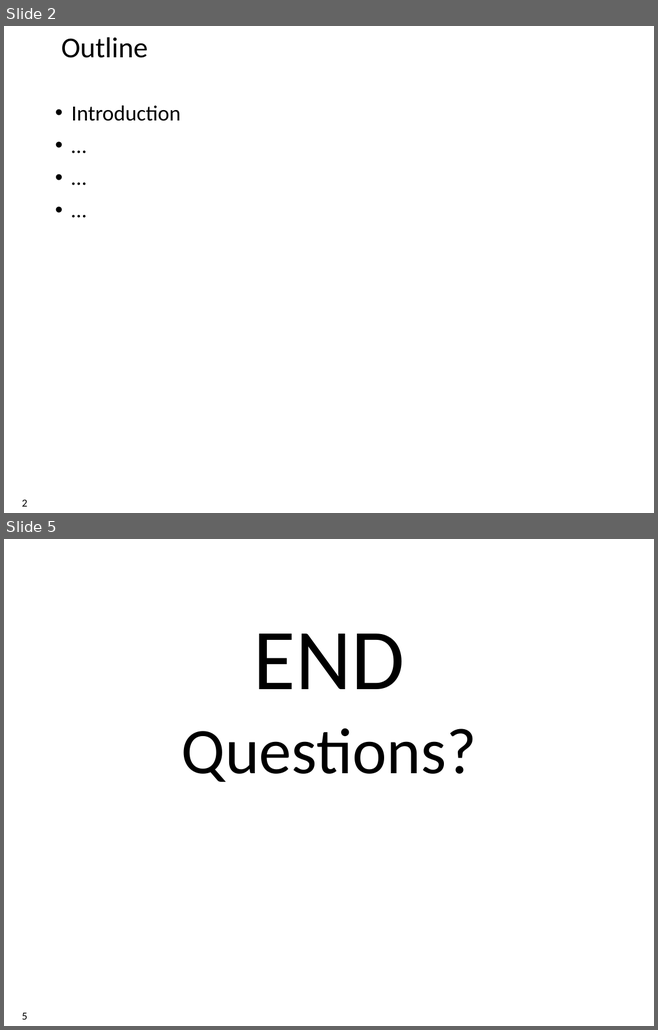
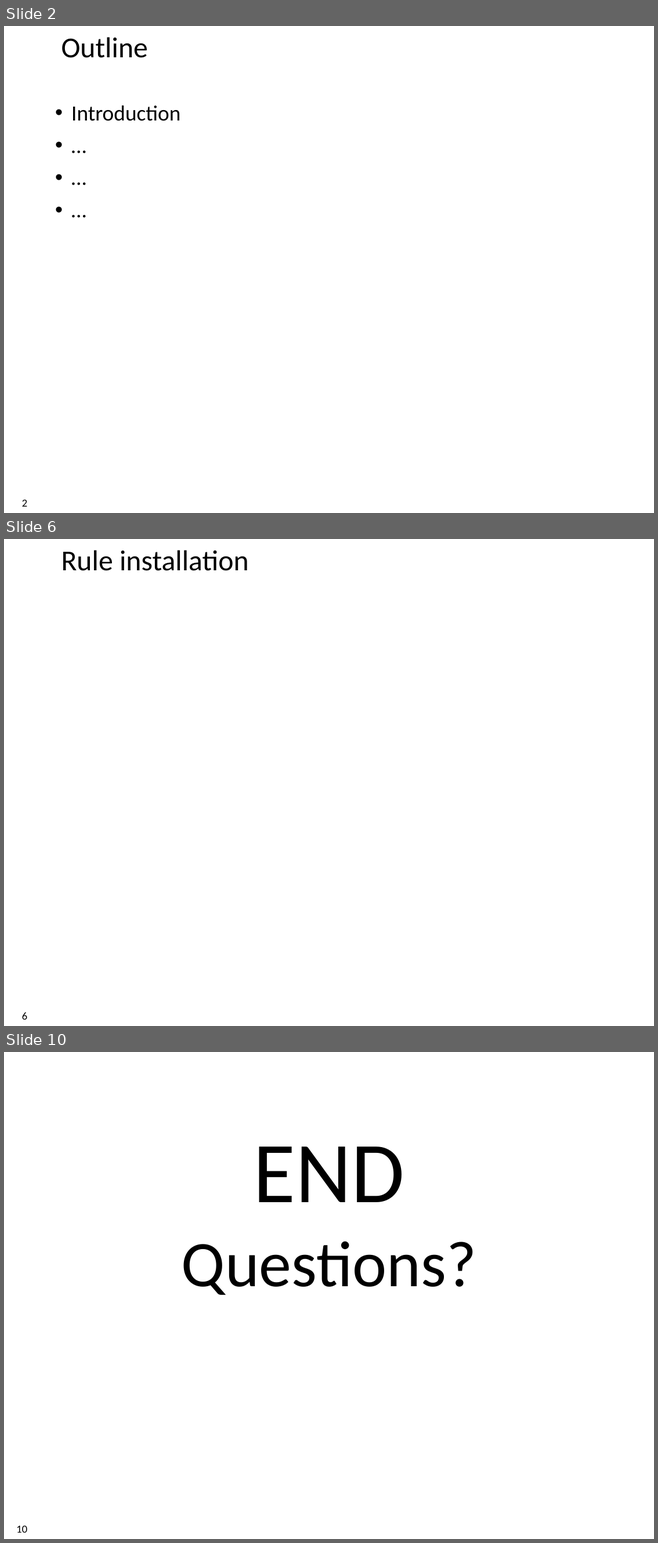
Before and after one commit to xdl907/switching-and-routing-project, a slide deck: template_project_exam__1_.pptx. Shown one above the other, each under a label of ours: slides 2 and 5 before the commit, slides 2, 6 and 10 after it; the slides between them are not shown. The pictures are 658x1030 and 658x1543 pixels, drawn with LibreOffice and Linux fonts; fonts in the diff are those of the drawing; background and template pictures are left out. Boxes give left, top, right and bottom in pixels: in the first picture for what was removed or moved away, otherwise in the second. Text is boxed around its words. In the diff, an @@ line names an element or a change of style, - is before the commit and + after.

```diff
--- a/template_project_exam__1_.pptx
+++ b/template_project_exam__1_.pptx
@@ slide 6 added at bbox=[4, 539, 654, 1026], background #FFFFFF @@
@@ title added at bbox=[61, 550, 249, 571], 32 pt, text #000000 @@
+Rule installation
@@ page number added at bbox=[22, 1012, 27, 1020], 12 pt, text #000000 @@
+6
@@ what was slide 5 is now slide 10 @@
@@ page number at bbox=[16, 1526, 27, 1533]: text changed @@
-5
+10
```
Also in this commit, not shown: 2 slides changed, 4 other slides added.
